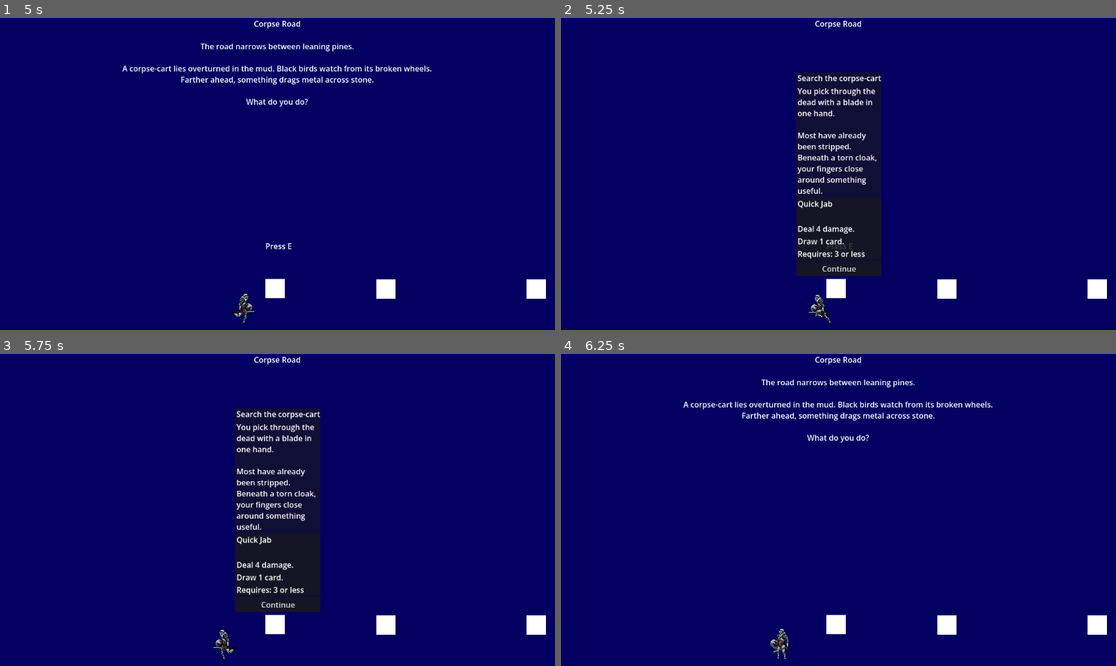
Above: before the commit, frames 1-4 (two rows, left to right).
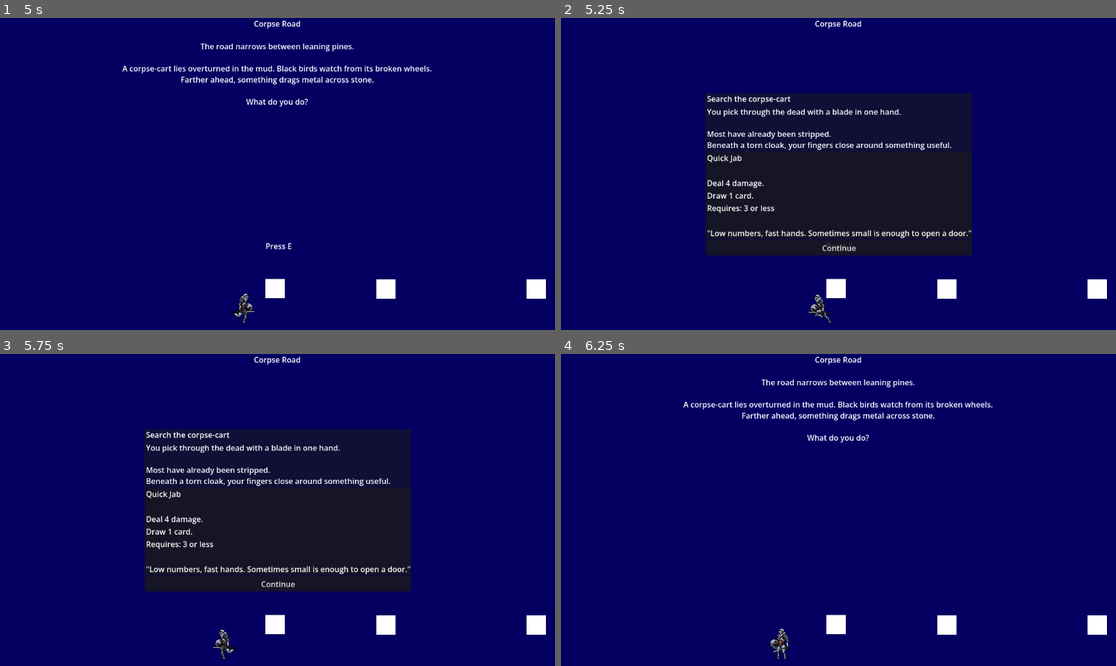
Above: after the commit, the same moments.

Repository: Bbran4/TheThroneThatBreathes
Game: Godot game, scene res://scenes/RunTest.tscn
Same seed, same stepped clock (60 frames per second), same inputs: the game is played once before the commit and once after it.
Inputs (mouse positions are in pixels of both pictures, inside the frame that each line leads up to):
- Up to frame 1 (5 s): click "Corpse Road" at 0.5 s; tap Enter (debug_end_turn) at 1.25 s; move the mouse to (399, 158) at 1.27 s; hold D (right) 1.28-2.78 s; tap E (interact) every 0.75 s from 1.35 to 4.35 s; move the mouse to (166, 189) at 2.02 s; move the mouse to (333, 105) at 2.77 s; hold A (left) 2.78-3.53 s; move the mouse to (249, 236) at 3.52 s; hold D (right) from 3.53 s (still down); move the mouse to (444, 220) at 4.27 s
- Up to frame 2 (5.25 s): tap E (interact) at 5, 5.1 s; move the mouse to (672, 127) at 5.02 s; release D (right) at 5.03 s; hold A (left) from 5.03 s (still down)
- Up to frame 3 (5.75 s): keep holding A (left)
- Up to frame 4 (6.25 s): release A (left) at 5.75 s; click "Continue" at 5.75 s

Frame 1 is identical in both runs. In frame 2, 21% of the frame differs, in the area x 25-75%, y 17-83%; in frame 3, 21%; in frame 4, nothing differs.

Commit message:
Flavour

Diff:
--- a/resources/cards/BloodOath.tres
+++ b/resources/cards/BloodOath.tres
@@ -9,6 +9,7 @@
 Lose 3 HP.
 Exhaust.
 Permanent -3 Guard from the altar curse."
+flavor_text = "The altar took something that night. This is what it gave back."
 card_type = 3
 dice_required = 0
 base_damage = 18
--- a/resources/cards/Cleave.tres
+++ b/resources/cards/Cleave.tres
@@ -7,6 +7,7 @@
 card_name = "Cleave"
 description = "Deal 8 damage.
 Requires: Even"
+flavor_text = "The swing doesn't stop. Neither do you."
 dice_requirement_type = 4
 required_die_value = 2
 target_mode = 3
--- a/resources/cards/DarkRitual.tres
+++ b/resources/cards/DarkRitual.tres
@@ -8,6 +8,7 @@
 description = "Draw 2 cards.
 Lose 3 HP.
 Requires: Any die"
+flavor_text = "The road offers knowledge freely. The cost comes later."
 target_mode = 0
 self_damage = 3
 cards_to_draw = 2
--- a/resources/cards/Execution.tres
+++ b/resources/cards/Execution.tres
@@ -7,6 +7,7 @@
 card_name = "Execution"
 description = "Deal 15 damage.
 Requires: EXACT 6"
+flavor_text = "Perfection. Cold. Final."
 dice_requirement_type = 3
 required_die_value = 6
 base_damage = 15
--- a/resources/cards/FateTwist.tres
+++ b/resources/cards/FateTwist.tres
@@ -6,6 +6,7 @@
 script = ExtResource("1_jjmeb")
 card_name = "Fate Twist"
 description = "Reroll one available die."
+flavor_text = "The dice fall as they will. But the road has its own opinions."
 card_type = 2
 dice_required = 0
 effect_type = 1
--- a/resources/cards/Guard.tres
+++ b/resources/cards/Guard.tres
@@ -7,6 +7,7 @@
 card_name = "Guard"
 description = "Gain 5 guard.
 Requires: Any die"
+flavor_text = "You've learned that surviving is its own kind of victory."
 card_type = 1
 target_mode = 2
 base_guard = 5
--- a/resources/cards/HeavyBlow.tres
+++ b/resources/cards/HeavyBlow.tres
@@ -7,6 +7,7 @@
 card_name = "Heavy Blow"
 description = "Deal 12 damage.
 Requires: 4+"
+flavor_text = "All your weight. All your exhaustion. One direction."
 dice_requirement_type = 1
 required_die_value = 4
 base_damage = 12
--- a/resources/cards/PrecisionGuard.tres
+++ b/resources/cards/PrecisionGuard.tres
@@ -7,6 +7,7 @@
 card_name = "Precision Guard"
 description = "Gain 10 guard.
 Requires: EXACT 2"
+flavor_text = "The blow comes low. You were already moving."
 card_type = 1
 dice_requirement_type = 3
 required_die_value = 2
--- a/resources/cards/QuickJab.tres
+++ b/resources/cards/QuickJab.tres
@@ -8,6 +8,7 @@
 description = "Deal 4 damage.
 Draw 1 card.
 Requires: 3 or less"
+flavor_text = "Low numbers, fast hands. Sometimes small is enough to open a door."
 dice_requirement_type = 2
 required_die_value = 3
 base_damage = 4
--- a/resources/cards/Strike.tres
+++ b/resources/cards/Strike.tres
@@ -7,7 +7,7 @@
 card_name = "Strike"
 description = "Deal 6 damage.
 Requires: Any die"
-flavor_text = "Basic sword attack."
+flavor_text = "The sword is heavy. You've stopped noticing."
 base_damage = 6
 can_target_enemy = true
 animation_name = "attack_1"
--- a/resources/cards/TwinStrike.tres
+++ b/resources/cards/TwinStrike.tres
@@ -7,6 +7,7 @@
 card_name = "Twin Strike"
 description = "Deal 10 damage.
 Requires: 2 dice (any)"
+flavor_text = "Two cuts. One motion. The body knows what the mind forgot."
 dice_required = 2
 base_damage = 10
 can_target_enemy = true
--- a/resources/cards/enemies/Bite.tres
+++ b/resources/cards/enemies/Bite.tres
@@ -8,6 +8,7 @@
 description = "Damage: 5
 Dice: Any
 Target enemy: true"
+flavor_text = "Still hunting. Still hungry. Whatever it was, it isn't anymore."
 base_damage = 5
 can_target_enemy = true
 animation_name = "attack_1"
--- a/resources/cards/enemies/BoneKnife.tres
+++ b/resources/cards/enemies/BoneKnife.tres
@@ -8,6 +8,7 @@
 description = "Damage: 6
 Dice: Any
 Target enemy: true"
+flavor_text = "They carved it themselves. From what, you'd rather not know."
 base_damage = 6
 can_target_enemy = true
 animation_name = "attack_1"
--- a/resources/cards/enemies/ChantingGuard.tres
+++ b/resources/cards/enemies/ChantingGuard.tres
@@ -8,6 +8,7 @@
 description = "Guard: 7
 Dice: Any
 Target self: true"
+flavor_text = "The words have no meaning you can name. They make your ears bleed."
 card_type = 1
 base_guard = 7
 can_target_self = true
--- a/resources/cards/enemies/Claw.tres
+++ b/resources/cards/enemies/Claw.tres
@@ -8,6 +8,7 @@
 description = "Damage: 8
 Dice: 4+
 Target enemy: true"
+flavor_text = "Something in the rot has made it stronger. You notice this too late."
 dice_required = 4
 dice_requirement_type = 1
 base_damage = 8
--- a/resources/cards/enemies/DarkPrayer.tres
+++ b/resources/cards/enemies/DarkPrayer.tres
@@ -9,6 +9,7 @@
 Guard: 3
 Dice: 3 or lower
 Target self: true"
+flavor_text = "It kneels. Something answers."
 card_type = 2
 dice_required = 3
 dice_requirement_type = 2
--- a/resources/cards/enemies/HeavyCleave.tres
+++ b/resources/cards/enemies/HeavyCleave.tres
@@ -8,6 +8,7 @@
 description = "Damage: 13
 Dice: 5+
 Target enemy: true"
+flavor_text = "It does not tire. It does not stop. It was built for this road."
 dice_required = 5
 dice_requirement_type = 1
 target_mode = 3
--- a/resources/cards/enemies/Rustblade.tres
+++ b/resources/cards/enemies/Rustblade.tres
@@ -8,6 +8,7 @@
 description = "Damage: 7
 Dice: Any
 Target enemy: true"
+flavor_text = "The sword is old. The hand holding it is older."
 base_damage = 7
 can_target_enemy = true
 animation_name = "attack_3"
--- a/resources/cards/enemies/ShieldWall.tres
+++ b/resources/cards/enemies/ShieldWall.tres
@@ -8,6 +8,7 @@
 description = "Guard: 10
 Dice: Any
 Target self: true"
+flavor_text = "The king's colours hang from rotted armour. The wall holds anyway."
 card_type = 1
 base_guard = 10
 can_target_self = true
--- a/resources/locations/corpse_road.tres
+++ b/resources/locations/corpse_road.tres
@@ -6,7 +6,6 @@
 [resource]
 script = ExtResource("1_nyo6s")
 location_name = "Corpse Road"
-description = "A road of broken carts, ash, and carrion birds.
-The dead lie where they fell, but something has been moving among them."
+description = "The carts have been here for weeks. Their horses are long dead, stripped to bone by birds that still circle overhead, patient and unhurried. The road runs straight between leaning pines, and somewhere ahead something is dragging metal across stone. It hasn't stopped."
 entry_node = ExtResource("2_cco3t")
 metadata/_custom_type_script = "uid://byl0426pkhvcv"
--- a/resources/locations/ruined_shrine.tres
+++ b/resources/locations/ruined_shrine.tres
@@ -7,7 +7,6 @@
 script = ExtResource("1_rx6kw")
 location_name = "Ruined Shrine"
 location_type = 4
-description = "A broken altar waits beneath dead trees.
-Its stones remember blood."
+description = "The god this shrine was built for has been gone a long time. What remains is the basin, deep, stained, and dry only on the surface. The trees around it grow wrong: too close, too still, bark split in patterns that look almost intentional. Nothing here has been maintained. Nothing here has fallen to ruin either."
 entry_node = ExtResource("2_xyevo")
 metadata/_custom_type_script = "uid://byl0426pkhvcv"
--- a/resources/locations/village_outskirts.tres
+++ b/resources/locations/village_outskirts.tres
@@ -6,7 +6,6 @@
 [resource]
 script = ExtResource("1_tig0l")
 location_name = "Village Outskirts"
-description = "The village is not abandoned.
-It is hiding."
+description = "Smoke rises from cookfires but no voices carry. The doors are barred from the outside, all of them. Someone did this deliberately, from out here, to the people inside. The bell in the crooked tower rings once and does not ring again. You saw no wind move it."
 entry_node = ExtResource("2_blipx")
 metadata/_custom_type_script = "uid://byl0426pkhvcv"
